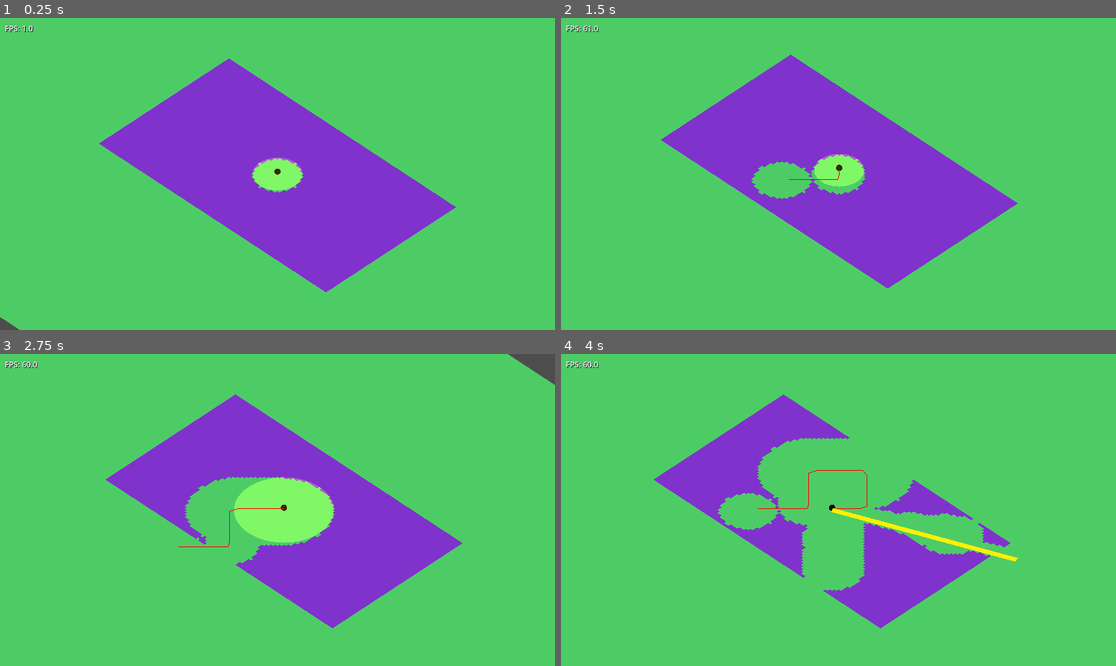
Above: before the commit, frames 1-4 (two rows, left to right).
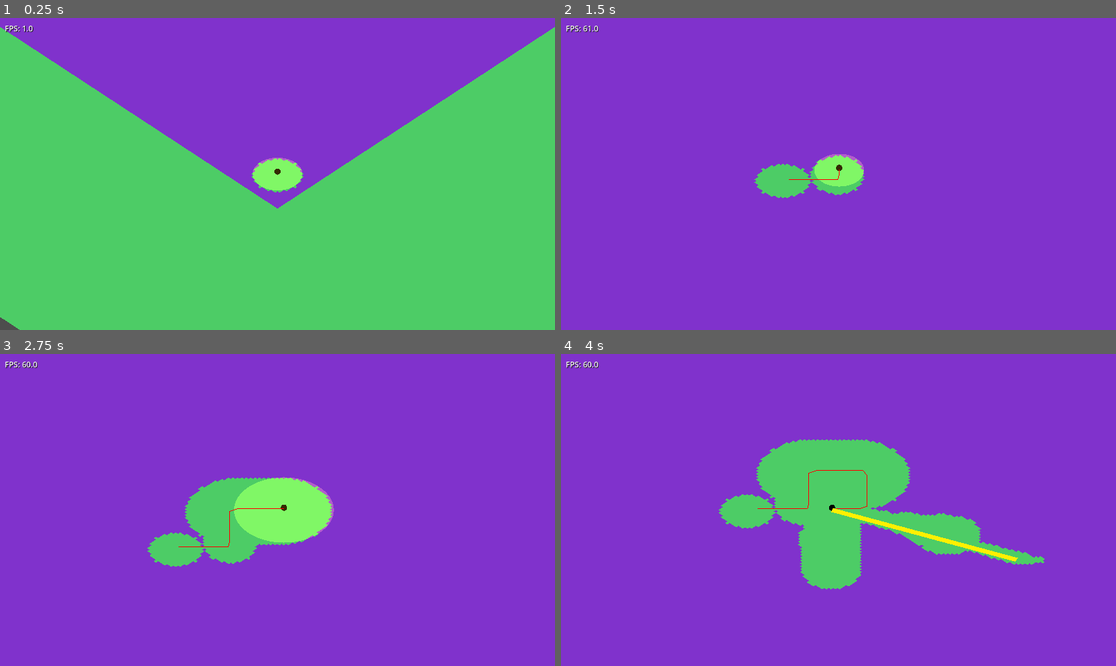
Above: after the commit, the same moments.

Repository: emersonh16/dastardlyfuck
Game: Godot game, scene res://scenes/test/test_miasma.tscn
Same seed, same stepped clock (60 frames per second), same inputs: the game is played once before the commit and once after it.
Inputs (mouse positions are in pixels of both pictures, inside the frame that each line leads up to):
- Up to frame 1 (0.25 s): no input
- Up to frame 2 (1.5 s): tap Enter at 0.5 s; move the mouse to (960, 158) at 0.52 s; hold Right (ui_right) 0.53-1.28 s; tap 1 at 0.6 s; click (960, 158) at 0.67 s; tap Space at 1.25 s; move the mouse to (727, 189) at 1.27 s; hold Down (ui_down) from 1.28 s (still down); tap 2 at 1.35 s
- Up to frame 3 (2.75 s): move the mouse to (333, 441) at 2.02 s; release Down (ui_down) at 2.03 s; hold Right (ui_right) from 2.03 s (still down); tap 3 at 2.1 s
- Up to frame 4 (4 s): move the mouse to (810, 572) at 2.77 s; release Right (ui_right) at 2.78 s; hold Up (ui_up) 2.78-3.53 s; tap 4 at 2.85 s; click (810, 572) at 2.92 s; move the mouse to (1005, 556) at 3.52 s; hold Left (ui_left) from 3.53 s (still down); tap 5 at 3.6 s

The runs differ from the first frame. In frame 1, 35% of the frame differs, in the area x 0-100%, y 0-88%; in frame 2, 78%, in the area x 0-100%, y 0-100%; in frame 3, 77%; in frame 4, 78%.

Commit message:
its working

Diff:
--- a/scripts/renderers/miasma_renderer.gd
+++ b/scripts/renderers/miasma_renderer.gd
@@ -88,21 +88,56 @@
 	var player_pos = miasma_manager.player_position
 	var player_ground = Vector3(player_pos.x, 0, player_pos.z)
 
-	# Calculate viewport world size from camera
-	var world_width = camera.size
-	var pixel_size = viewport.get_visible_rect().size
-	var world_height = camera.size * (pixel_size.y / pixel_size.x)
-
 	var tile_size = miasma_manager.get_tile_size()
 
-	# Sheet dimensions: simple rectangle covering viewport (no rotation, no isometric factor)
-	# This is a flat rectangle on the ground
-	var half_size_x = world_width * 0.5
-	var half_size_z = world_height * 0.5
-
-	# Calculate how many tiles we need to cover the viewport
-	var tiles_x = int(world_width / tile_size) + 2  # Extra padding
-	var tiles_z = int(world_height / tile_size) + 2
+	# Calculate visible world bounds by projecting screen corners to ground plane
+	# This accounts for isometric camera rotation - we only render what's actually visible
+	var screen_size = viewport.get_visible_rect().size
+	var corners = [
+		Vector2(0, 0),  # Top-left
+		Vector2(screen_size.x, 0),  # Top-right
+		Vector2(screen_size.x, screen_size.y),  # Bottom-right
+		Vector2(0, screen_size.y)  # Bottom-left
+	]
+
+	var world_corners = []
+	for corner in corners:
+		var from = camera.project_ray_origin(corner)
+		var dir = camera.project_ray_normal(corner)
+		# Intersect with ground plane (Y=0)
+		if abs(dir.y) > 0.001:
+			var t = -from.y / dir.y
+			if t > 0:
+				var world_pos = from + dir * t
+				world_corners.append(Vector3(world_pos.x, 0, world_pos.z))
+
+	# Find bounding box of visible world area
+	if world_corners.size() == 0:
+		return  # Can't determine visible area
+
+	var min_x = world_corners[0].x
+	var max_x = world_corners[0].x
+	var min_z = world_corners[0].z
+	var max_z = world_corners[0].z
+
+	for corner in world_corners:
+		min_x = min(min_x, corner.x)
+		max_x = max(max_x, corner.x)
+		min_z = min(min_z, corner.z)
+		max_z = max(max_z, corner.z)
+
+	# Add padding
+	var padding = tile_size * 2
+	min_x -= padding
+	max_x += padding
+	min_z -= padding
+	max_z += padding
+
+	# Calculate tile bounds
+	var min_tile_x = int(min_x / tile_size)
+	var max_tile_x = int(max_x / tile_size) + 1
+	var min_tile_z = int(min_z / tile_size)
+	var max_tile_z = int(max_z / tile_size) + 1
 
 	# Build mesh: continuous sheet with holes (tiles that are cleared)
 	# Build a rectangle centered on player, covering viewport
@@ -117,30 +152,22 @@
 	var tiles_rendered = 0
 
 	# Build mesh tile by tile, skipping cleared tiles
-	# Build a rectangle centered on player, covering viewport
-	# For each tile in the rectangle, check if it's cleared in WORLD space
-
-	var half_tiles_x = tiles_x / 2
-	var half_tiles_z = tiles_z / 2
-
-	for tile_x in range(-half_tiles_x, half_tiles_x + 1):
-		for tile_z in range(-half_tiles_z, half_tiles_z + 1):
-			# Calculate world position of this tile (relative to player)
-			var world_x = player_ground.x + (tile_x * tile_size)
-			var world_z = player_ground.z + (tile_z * tile_size)
-
-			# Convert to tile coordinates in world space (must match clear_area calculation)
-			var world_tile_x = int(world_x / tile_size)
-			var world_tile_z = int(world_z / tile_size)
-			var world_tile_pos = Vector2i(world_tile_x, world_tile_z)
-
+	# Only render tiles that are actually visible on screen (within projected bounds)
+	# For each visible tile, check if it's cleared in WORLD space
+
+	for world_tile_x in range(min_tile_x, max_tile_x + 1):
+		for world_tile_z in range(min_tile_z, max_tile_z + 1):
 			# Check if this world position is cleared (holes stay in world space)
 			if miasma_manager.is_cleared(world_tile_x, world_tile_z):
 				continue  # Skip cleared tiles (holes)
 
-			# Add tile quad (relative to player position, so mesh is centered on player)
-			var local_x = tile_x * tile_size
-			var local_z = tile_z * tile_size
+			# Calculate world position of this tile
+			var world_x = world_tile_x * tile_size
+			var world_z = world_tile_z * tile_size
+
+			# Tile quad vertices (relative to player position, so mesh is centered on player)
+			var local_x = world_x - player_ground.x
+			var local_z = world_z - player_ground.z
 
 			# Tile quad vertices (local to player position)
 			var v0 = Vector3(local_x, y_pos, local_z)
